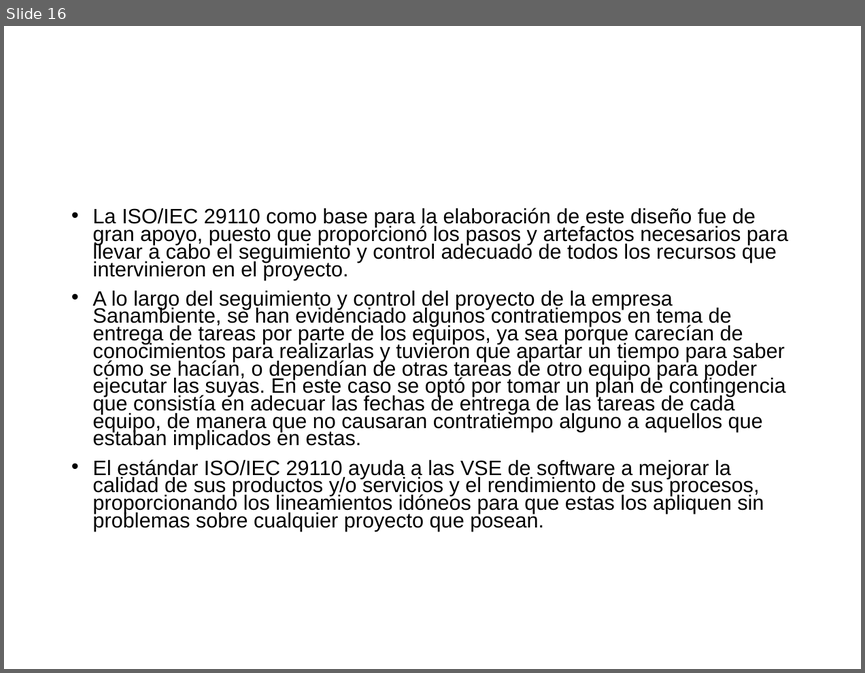
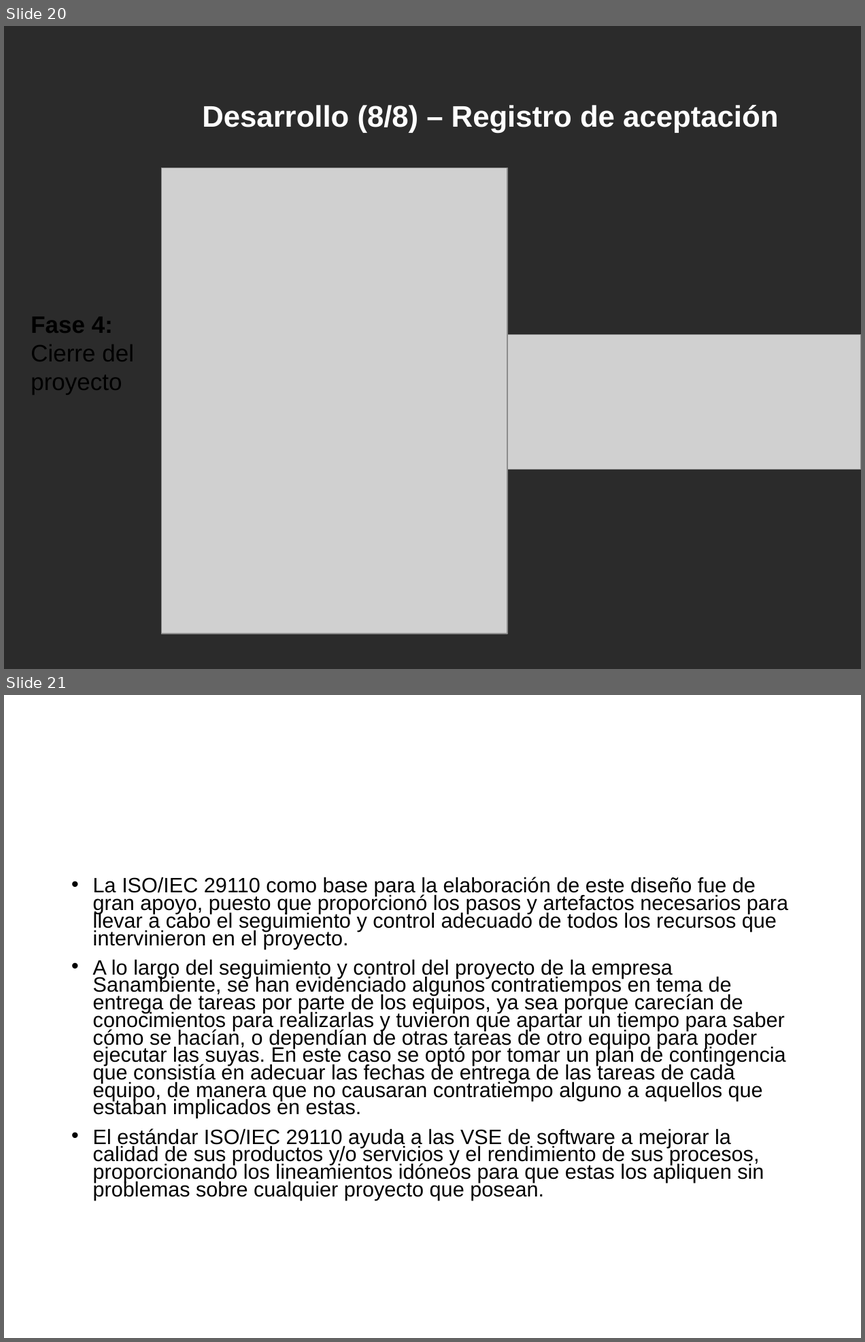
Before and after one commit to cristianpazu/Proyecto-Sanambiente, a slide deck: Documento(s) de proyecto de grado/Presentación del proyecto de grado.pptx. Shown one above the other, each under a label of ours: slide 16 before the commit, slides 20 and 21 after it. The pictures are 865x673 and 865x1342 pixels, drawn with LibreOffice and Linux fonts; fonts in the diff are those of the drawing; grey boxes stand for pictures; background and template pictures are left out; a plain dark background stands for a picture behind light text. Boxes give left, top, right and bottom in pixels: in the first picture for what was removed or moved away, otherwise in the second. Text is boxed around its words. In the diff, an @@ line names an element or a change of style, - is before the commit and + after.

Commit message:
Cambios en las diapositivas para la sustentación del proyecto

```diff
--- a/Documento(s) de proyecto de grado/Presentación del proyecto de grado.pptx
+++ b/Documento(s) de proyecto de grado/Presentación del proyecto de grado.pptx
@@ slide 20 added at <box>4,26,861,669</box>, background picture (left out) @@
@@ title added at <box>202,105,778,133</box>, 25 pt, text #FFFFFF, bold @@
+Desarrollo (8/8) – Registro de aceptación
@@ picture added at <box>161,167,507,633</box> @@
@@ text added at <box>31,316,134,395</box>, 20 pt, text #000000 @@
+Fase 4: Cierre del proyecto
@@ picture added at <box>507,335,861,469</box> @@
@@ what was slide 16 is now slide 21 @@
```
Also in this commit, not shown: 2 slides changed, 6 other slides added, 2 slides removed.
